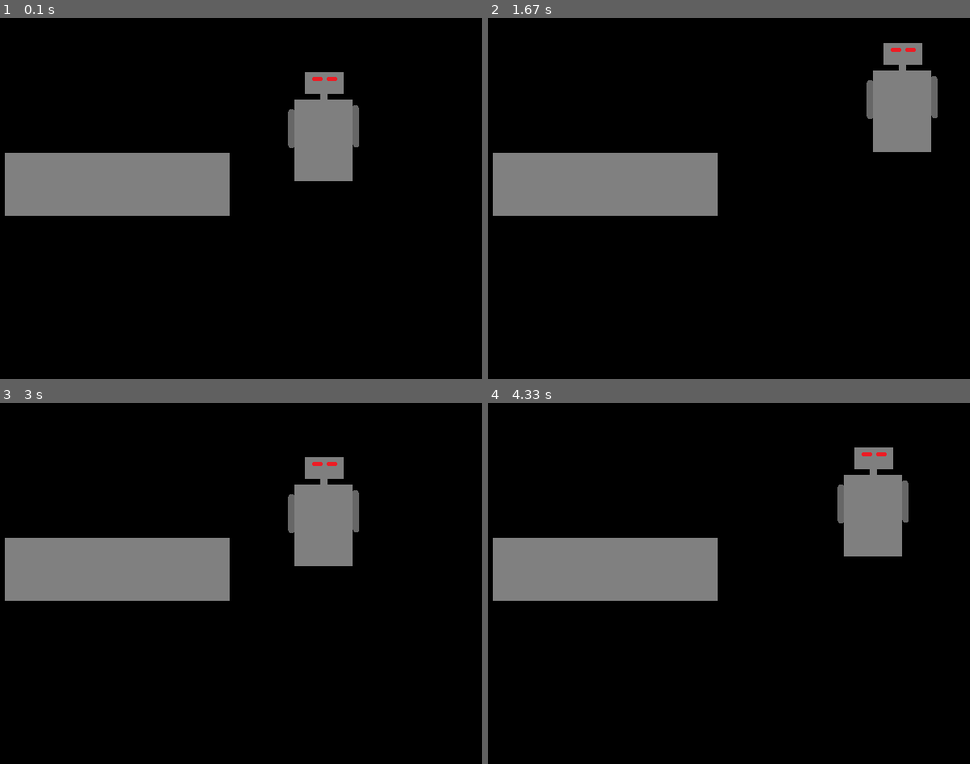
Above: before the commit, frames 1-4 (two rows, left to right).
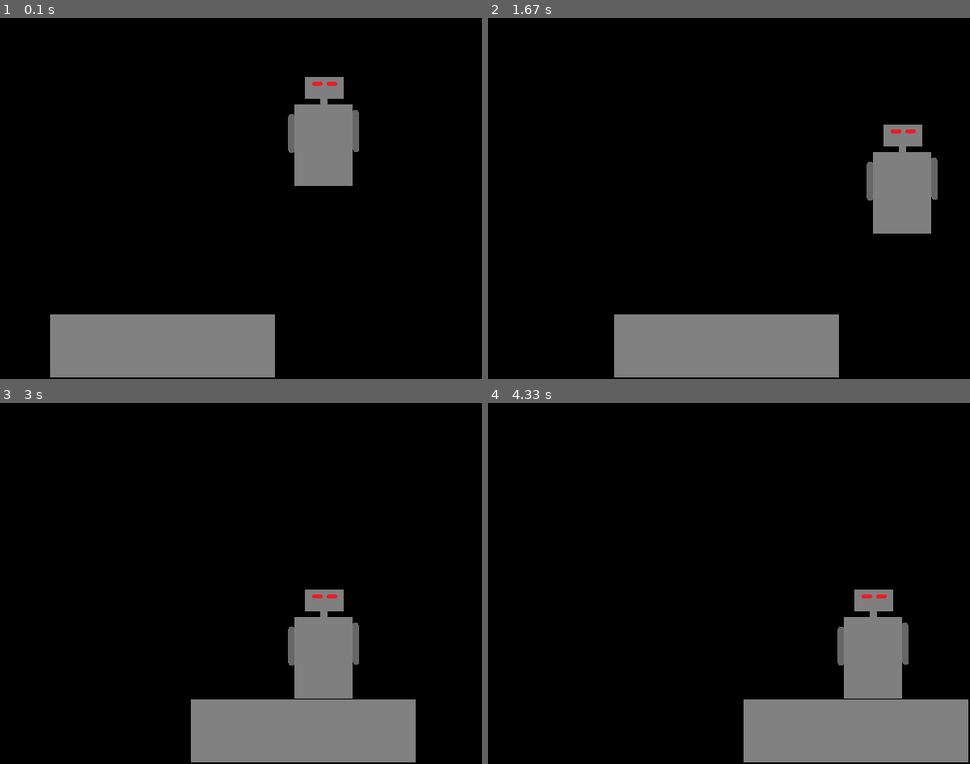
Above: after the commit, the same moments.

Repository: andrew-karppinen/pygame-simple-object
Game: pygame game, started from esimerkki.py
Same seed, same stepped clock (60 frames per second), same inputs: the game is played once before the commit and once after it.
Inputs:
- Up to frame 1 (0.1 s): no input
- Up to frame 2 (1.67 s): hold Right 0.33-0.8 s; hold Up 0.83-1.13 s; hold Right 1.17-1.63 s
- Up to frame 3 (3 s): hold Left 1.67-2.2 s; hold Down 2.23-2.53 s; hold Left 2.57-2.97 s
- Up to frame 4 (4.33 s): hold Up 3-3.37 s; hold Right 3.4-4.03 s; hold Down from 4.07 s (still down)

The runs differ from the first frame. In frame 1, 17% of the frame differs, in the area x 1-75%, y 14-100%; in frame 2, 22%; in frame 3, 23%, in the area x 1-87%, y 14-100%; in frame 4, 23%.

Commit message:
Add files via upload

Diff:
--- a/esimerkki.py
+++ b/esimerkki.py
@@ -15,11 +15,12 @@
 
 
 robotti = Objekti(robottikuva,sijainti_x=400,sijainti_y=100,painovoiman_voimakkuus=0.5,hypyn_voimakkuus=15)
-taso = Objekti(tasokuva,sijainti_x=50,sijainti_y=200)
+taso = Objekti(tasokuva,sijainti_x=100,sijainti_y=400)
 
 robotti.LisaaTormays(taso)
+taso.LisaaTormays(robotti)
 
-
+tasovasemmalle = False
 vasemmalle = False
 oikealle = False
 ylos = False
@@ -32,7 +33,7 @@
         #tutkitaan näppäinpainalluksia
         if tapahtuma.type == pygame.KEYDOWN: #pohjaan
             if tapahtuma.key  == pygame.K_UP:
-                ylos = True
+                robotti.Hyppy()
             if tapahtuma.key  == pygame.K_DOWN:
                 alas = True
             if tapahtuma.key == pygame.K_LEFT:
@@ -41,8 +42,8 @@
                 oikealle = True
 
         if tapahtuma.type == pygame.KEYUP: #ylös
-            if tapahtuma.key  == pygame.K_UP:
-                ylos = False
+
+
             if tapahtuma.key  == pygame.K_DOWN:
                 alas = False
             if tapahtuma.key == pygame.K_LEFT:
@@ -62,12 +63,20 @@
         robotti.LiikuX(-2)
     if alas:
         robotti.LiikuY(2)
-    if ylos:
-        robotti.LiikuY(-2)
 
 
 
-    #robotti.Painovoima()
+    if taso.sijainti_x_ == 500:
+       tasovasemmalle = True
+    if taso.sijainti_x_ < 0:
+        tasovasemmalle = False
+
+    if tasovasemmalle:
+        taso.LiikuX(-1)
+    else:
+        taso.LiikuX(1)
+
+    robotti.Painovoima()
 
     naytto.fill((0,0,0)) #täytetään ruutu mustalla
     naytto.blit(robotti.kuva_,(robotti.sijainti_x_,robotti.sijainti_y_))
